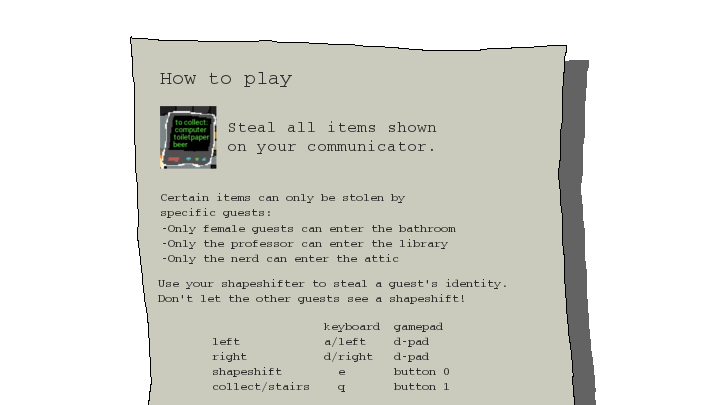
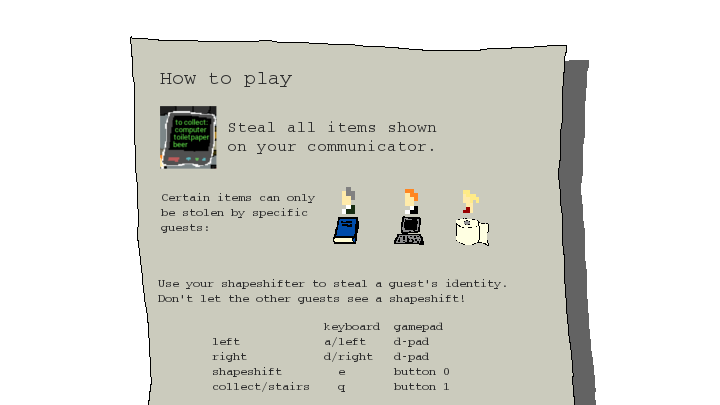
Revision of a layered 720x405 image; what changed, layer by layer:
painted on "Certain items can only be stol..." over [160, 193, 405, 233]
removed layer "-Only female guests can enter ..." over [163, 225, 456, 264]
painted on "Background" over [333, 187, 489, 246]
